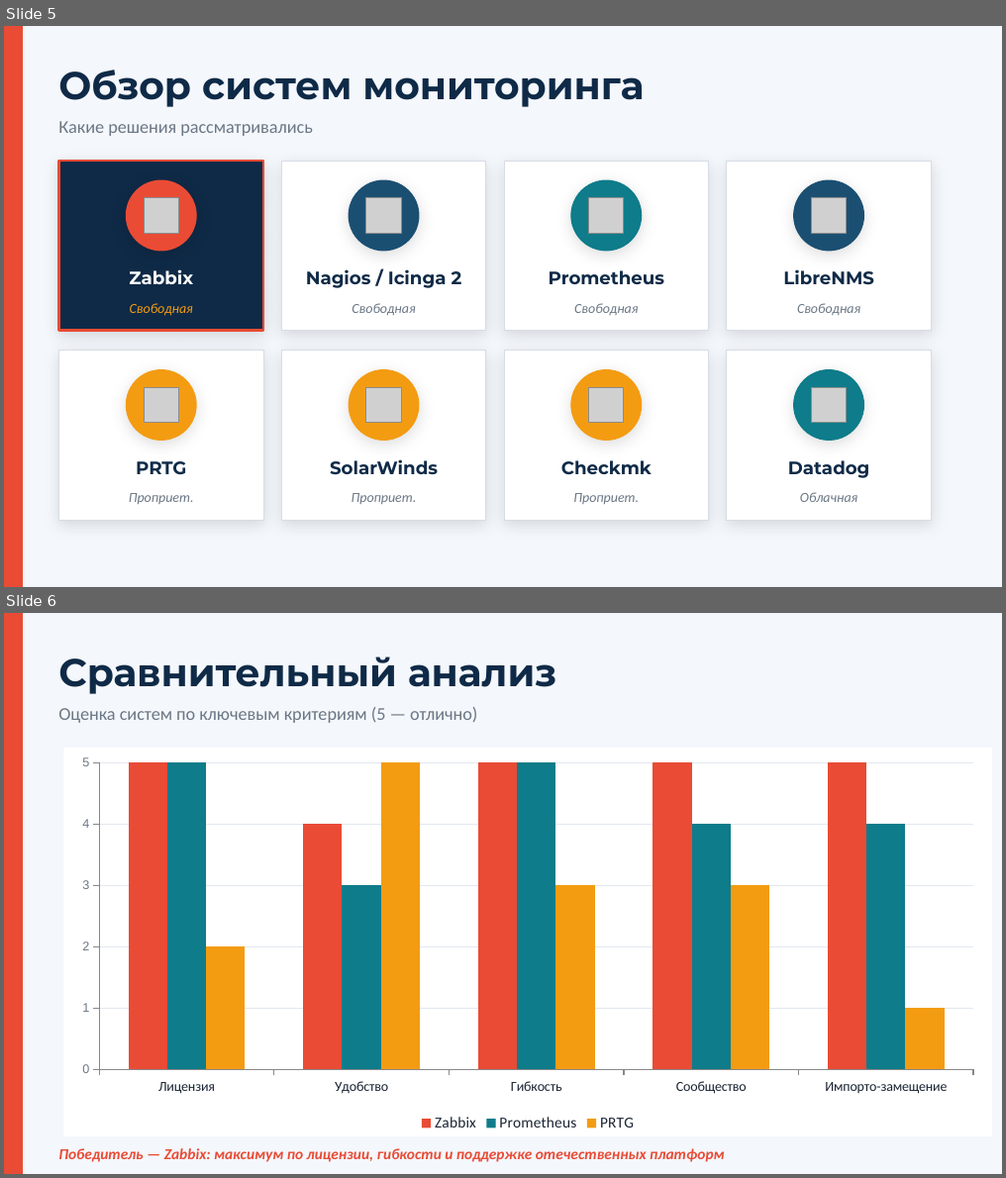
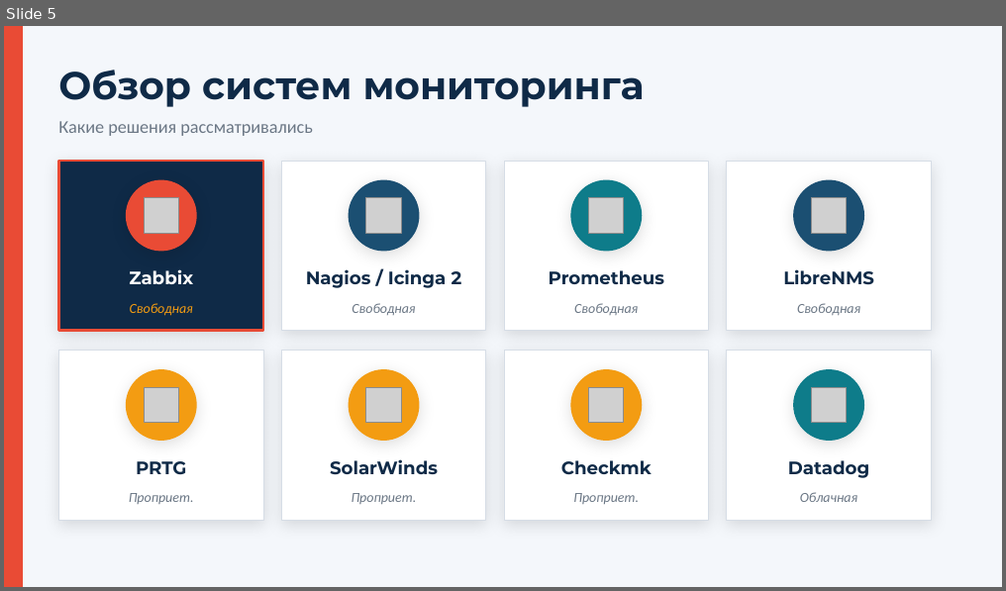
Before and after one commit to koki2222/dimloll, a slide deck: Презентация (1).pptx. Shown one above the other, each under a label of ours: slides 5 and 6 before the commit, slide 5 after it. The pictures are 1006x1178 and 1006x591 pixels, drawn with LibreOffice and Linux fonts; fonts in the diff are those of the drawing; grey boxes stand for pictures. Boxes give left, top, right and bottom in pixels: in the first picture for what was removed or moved away, otherwise in the second. Text is boxed around its words. In the diff, an @@ line names an element or a change of style, - is before the commit and + after.

```diff
--- a/Презентация (1).pptx
+++ b/Презентация (1).pptx
@@ slide 6 removed at bbox=[4, 613, 1002, 1174], background #F4F7FB @@
@@ rectangle removed at bbox=[4, 613, 22, 1173] @@
@@ text removed at bbox=[58, 657, 556, 694] @@
-Сравнительный анализ
@@ text removed at bbox=[58, 707, 477, 723] @@
-Оценка систем по ключевым критериям (5 — отлично)
@@ column chart removed at bbox=[63, 748, 992, 1137] @@
-categories: Лицензия, Удобство, Гибкость, Сообщество, Импорто-замещение
-Zabbix: 5, 4, 5, 5, 5
-Prometheus: 5, 3, 5, 4, 4
-PRTG: 2, 5, 3, 3, 1
@@ text removed at bbox=[58, 1149, 725, 1162] @@
-Победитель — Zabbix: максимум по лицензии, гибкости и поддержке отечественных платформ
```
Also in this commit, not shown: 3 slides changed, 1 other slide removed, 1 other file.
